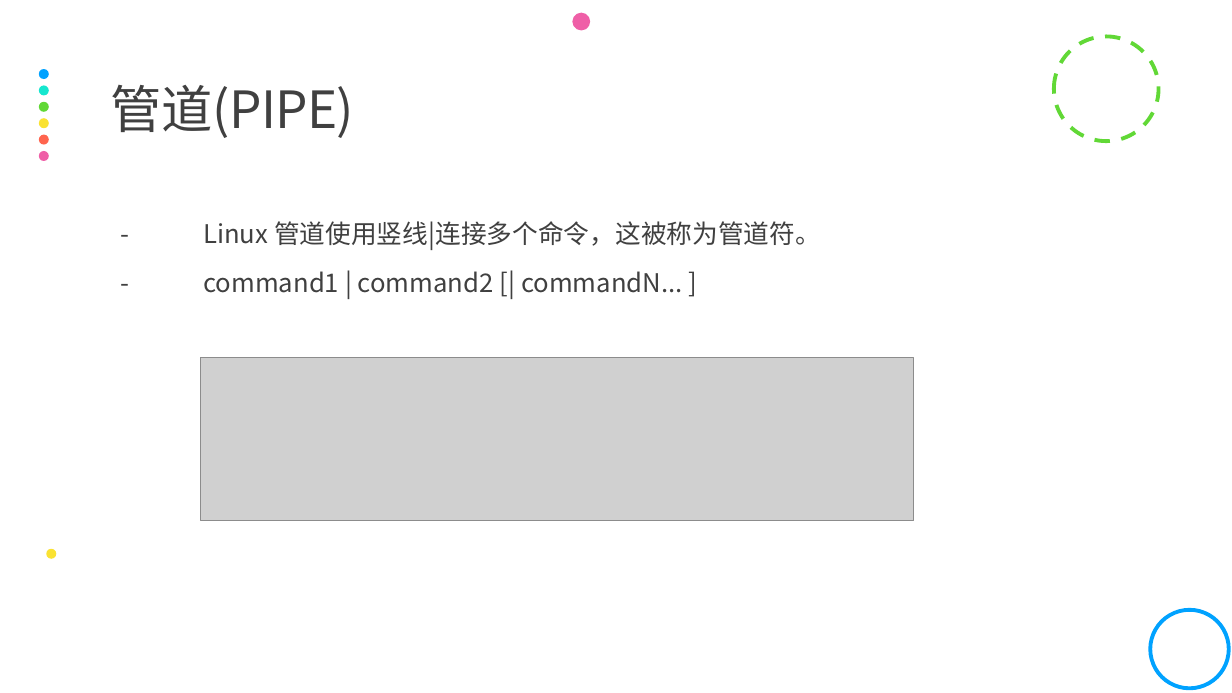
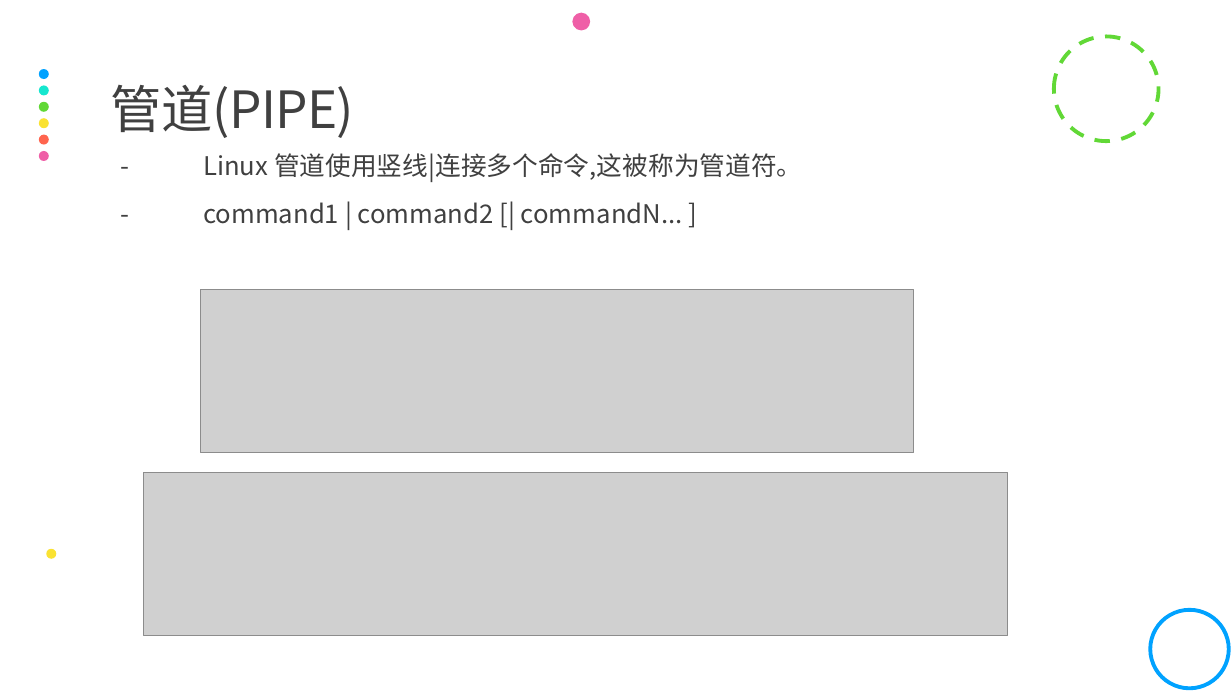
Before and after one commit to yrc123/yrcStudy, a slide deck: slide 15 of 服务外包/Linux使用基础.pptx. Drawn at 1232x693 pixels with LibreOffice and Linux fonts; fonts in the diff are those of the drawing; grey boxes stand for pictures. Boxes give left, top, right and bottom in pixels: in the first picture for what was removed or moved away, otherwise in the second. Text is boxed around its words. In the diff, an @@ line names an element or a change of style, - is before the commit and + after.

```diff
--- a/服务外包/Linux使用基础.pptx
+++ b/服务外包/Linux使用基础.pptx
@@ text "- Linux 管道使用竖线|连接多个命令,这被称为管道符。": place and size @@
-text "- Linux 管道使用竖线|连接多个命令,这被称为管道符。" at bbox=[203, 221, 821, 293]
+text "- Linux 管道使用竖线|连接多个命令,这被称为管道符。" at bbox=[203, 153, 802, 224]
@@ text at bbox=[203, 153, 802, 181]: text changed @@
-  - Linux 管道使用竖线|连接多个命令，这被称为管道符。
+  - Linux 管道使用竖线|连接多个命令,这被称为管道符。
@@ picture: place and size @@
-picture at bbox=[201, 358, 914, 520]
+picture at bbox=[201, 289, 914, 452]
@@ picture added at bbox=[143, 472, 1007, 636] @@
```
Also in this commit, not shown: 6 other slides changed, 4 slides added.
